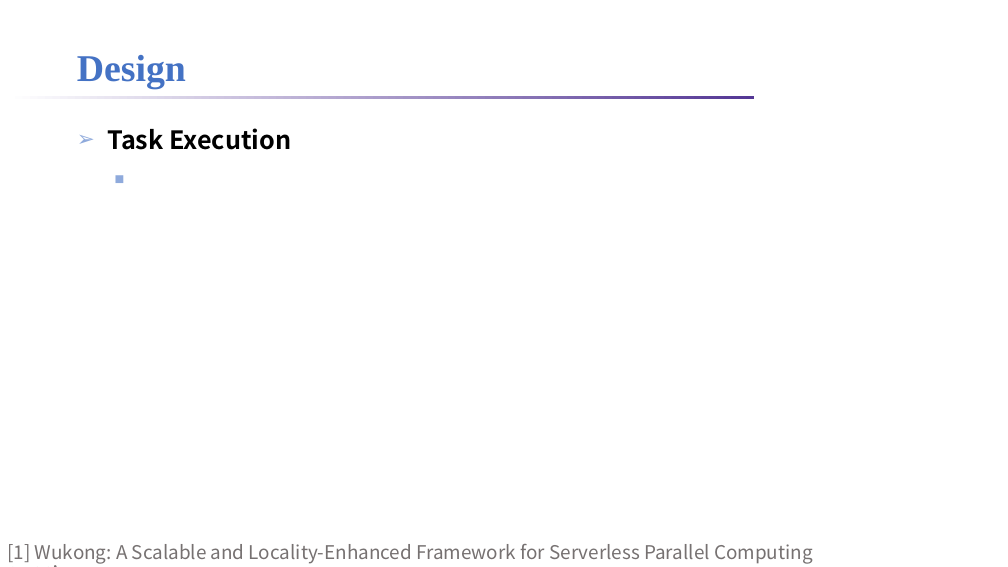
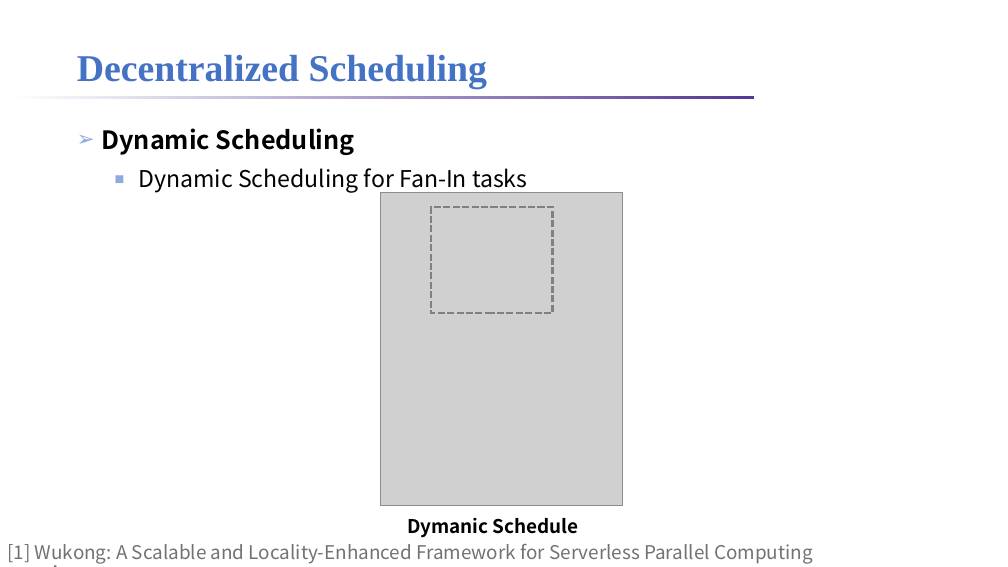
Before and after one commit to lt2000/ADSL, a slide deck: slide 15 of meeting/利用调度解决Serverless的IO时延问题.pptx (slide 11 before the commit). Drawn at 1008x567 pixels with LibreOffice and Linux fonts; fonts in the diff are those of the drawing; grey boxes stand for pictures; background and template pictures are left out. Boxes give left, top, right and bottom in pixels: in the first picture for what was removed or moved away, otherwise in the second. Text is boxed around its words. In the diff, an @@ line names an element or a change of style, - is before the commit and + after.

```diff
--- a/meeting/利用调度解决Serverless的IO时延问题.pptx
+++ b/meeting/利用调度解决Serverless的IO时延问题.pptx
@@ title at (x1=77, y1=54, x2=487, y2=89): text changed @@
-Design
+Decentralized Scheduling
@@ text at (x1=101, y1=128, x2=527, y2=193): text changed; size 24 to 22 pt; bold off @@
-➢ Task Execution
+➢ Dynamic Scheduling
+  ■ Dynamic Scheduling for Fan-In tasks
@@ picture added at (x1=380, y1=193, x2=623, y2=505) @@
@@ rectangle added at (x1=431, y1=207, x2=552, y2=313), outline #808080 2.25 pt dashed @@
@@ text added at (x1=407, y1=517, x2=579, y2=538), 18 pt, text #000000, bold @@
+Dymanic Schedule
```
Also in this commit, not shown: 11 other slides changed, 5 slides added, 1 other file.
